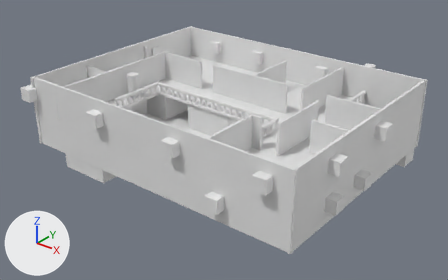
The Blender file Assets/Models/HouseBASE.blend as it was, and as the next commit left it.
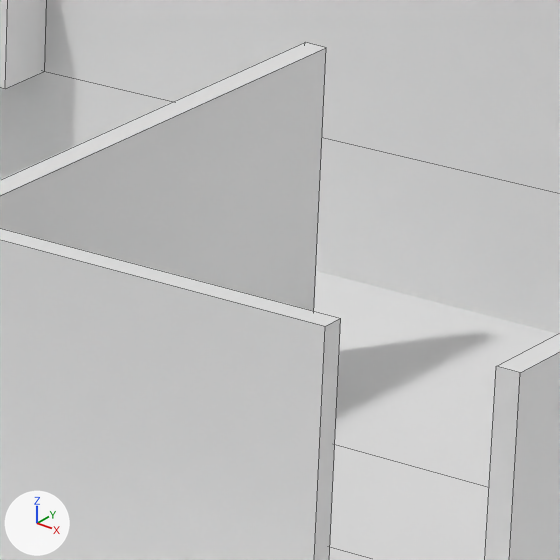
Each version is shown whole from a camera (50 mm lens) standing at (30.06, -38.71, 24.08) and looking at (-0.77, -0.17, 0.19), then close up on the part from 58% to 68% of the width and 20% to 37% of the height. Arrows for +X, +Y and +Z are at lower left; the lights stay in place. The close-ups show mesh edges as thin lines.

Script lines for the objects in view, before the commit:
```python
me_cube_056 = bpy.data.meshes.new('Cube.056')
me_cube_056.from_pydata(...)  # a box spanning x -1.07..1.0, y -1.0..1.0, z -1.0..1.0
me_cube_056.materials.append(mat_1stfloor_wall)  # white #e7e7e7
me_cube_058 = bpy.data.meshes.new('Cube.058')
me_cube_058.from_pydata(...)  # a box spanning x -1.0..1.0, y -1.0..1.0, z -1.0..1.0
me_cube_058.materials.append(mat_1stfloor_wall)  # white #e7e7e7
me_cube_062 = bpy.data.meshes.new('Cube.062')
me_cube_062.from_pydata(...)  # 144 vertices, 108 faces; spans x -0.6..27.4, y -19.4..2.0, z -0.6..3.5
ob_wall_041 = bpy.data.objects.new('Wall.041', me_cube_056)
ob_wall_041.location = (0.0, 5.584, 4.093)
ob_wall_041.rotation_euler = (0.0, 0.0, 1.571)  # degrees (0, 0, 90)
ob_wall_041.scale = (2.5, 0.1, 1.38)
ob_wall_043 = bpy.data.objects.new('Wall.043', me_cube_058)
ob_wall_043.location = (5.0, 6.484, 4.093)
ob_wall_043.rotation_euler = (0.0, 0.0, 1.571)  # degrees (0, 0, 90)
ob_wall_043.scale = (3.5, 0.1, 1.38)
ob_window_018 = bpy.data.objects.new('Window.018', me_cube_062)
ob_window_018.location = (-13.797, 8.479, 1.5)
# also in view: 'Wall.035' at (1.76, 3.0, 4.09); 'OuterWall.011' at (-0.39, 10.0, 4.34); 'Floor.004' at (-0.5, -0.06, 2.71)
```
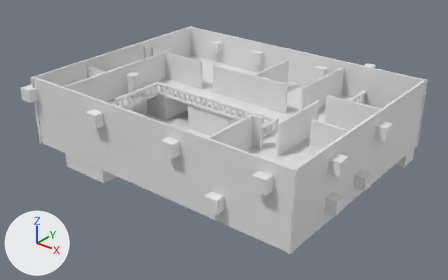
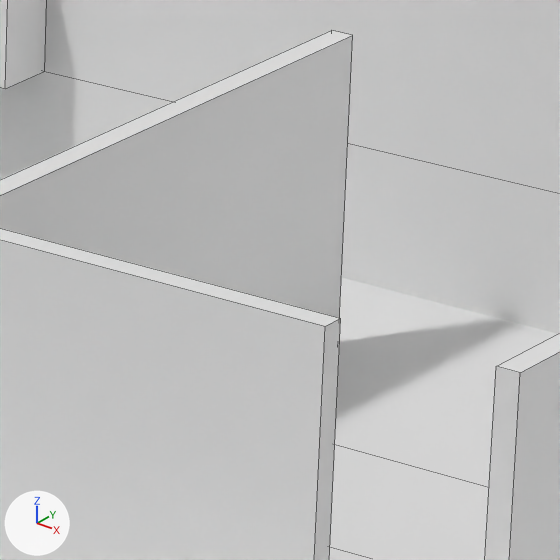
Changed parts and their boxes [x1, y1, x2, y2] in the close-ups (560 x 560 px):
```json
{"object": "Wall.041", "change": "mesh rescaled, moved", "before": [0, 43, 326, 311], "after": [0, 31, 353, 318]}
```

The change, as JSON lines over the scene's bpy script:
```json
{"block": "me_cube_056", "where": "me_cube_056.from_pydata(...)  # 8 vertices, 6 faces; spans x -1.07..1.0, y -1.0..1.0, z -1.0..1.0"}
{"block": "me_cube_056", "where": "# used by ob_wall_041; location = (0.0, 5.584, 4.093); rotation_euler = (0.0, 0.0, 1.571), in degrees (0, 0, 90); scale = (2.5, 0.1, 1.38)"}
{"block": "me_cube_056", "change": "me_cube_056 part 1: the whole mesh is scaled about its middle by (1.05, 1, 1), then moved by (0.05, 0.0, 0.0)"}
{"op": "set", "path": "ob_wall_041.location", "old": "(0.0, 5.584, 4.093)", "new": "(0.0, 5.721, 4.093)"}
```
